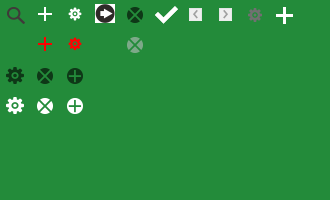
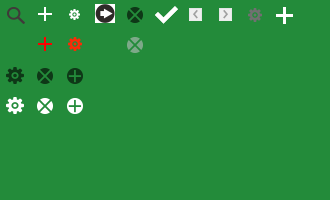
Before/after of a 330x200 layered artwork. What changed in the layer stack:
added layer "矢量智能对象 拷贝 10" above "图层 3 副本" over box(68, 37, 82, 51)
hid "图层 3 副本" over box(68, 37, 82, 51)
removed layer "图层 3" over box(68, 7, 82, 21)
added layer "矢量智能对象 拷贝 17" above "图层 2 副本" over box(69, 9, 80, 20)
